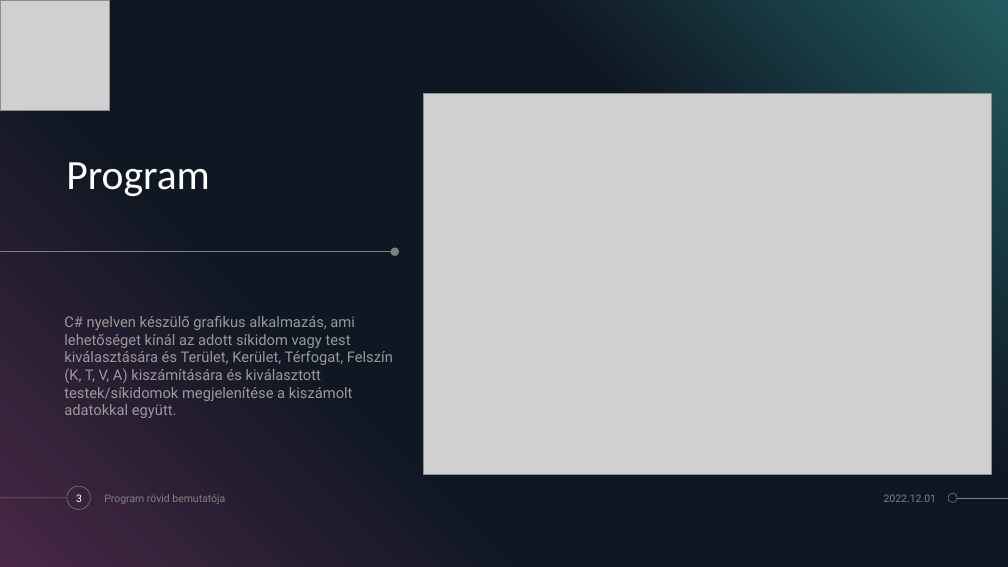
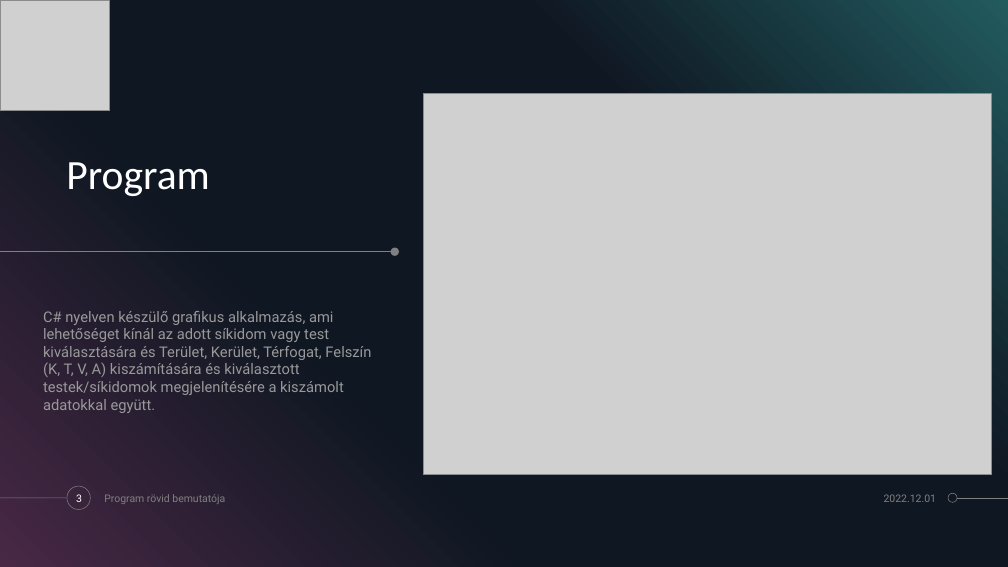
Before and after one commit to zamboilles21/terfelszinszamitas, a slide deck: slide 3 of documentation/PPT/TerFelSzoft.pptx. Drawn at 1008x567 pixels with LibreOffice and Linux fonts; fonts in the diff are those of the drawing; grey boxes stand for pictures. Boxes give left, top, right and bottom in pixels: in the first picture for what was removed or moved away, otherwise in the second. Text is boxed around its words. In the diff, an @@ line names an element or a change of style, - is before the commit and + after.

```diff
--- a/documentation/PPT/TerFelSzoft.pptx
+++ b/documentation/PPT/TerFelSzoft.pptx
@@ text at <box>43,311,371,413</box>: text changed @@
-C# nyelven készülő grafikus alkalmazás, ami lehetőséget kínál az adott síkidom vagy test kiválasztására és Terület, Kerület, Térfogat, Felszín (K, T, V, A) kiszámítására és kiválasztott testek/síkidomok megjelenítése a kiszámolt adatokkal együtt.
+C# nyelven készülő grafikus alkalmazás, ami lehetőséget kínál az adott síkidom vagy test kiválasztására és Terület, Kerület, Térfogat, Felszín (K, T, V, A) kiszámítására és kiválasztott testek/síkidomok megjelenítésére a kiszámolt adatokkal együtt.
```
Also in this commit, not shown: 5 other slides changed.
